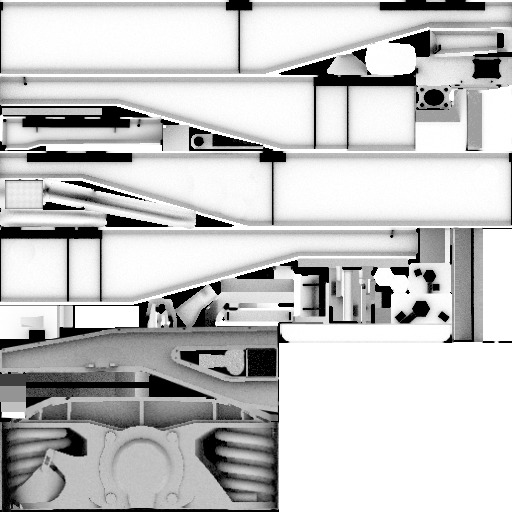
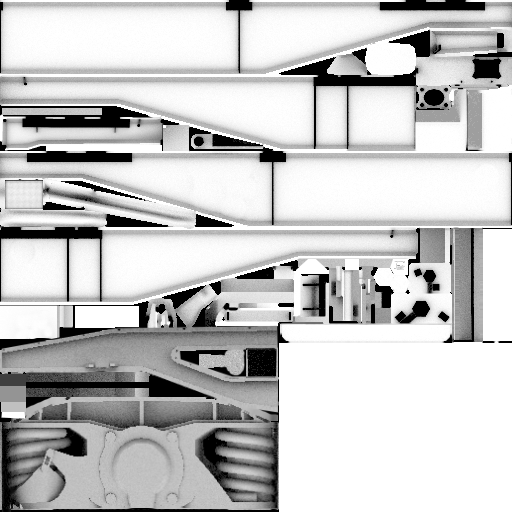
Comparing the layer stacks of the two 512px x 512px images. Changes:
added layer "Sluitsein" above "Shadow whitening" over (294, 259, 409, 275)
painted on "Laag 2" over (15, 310, 53, 339)
